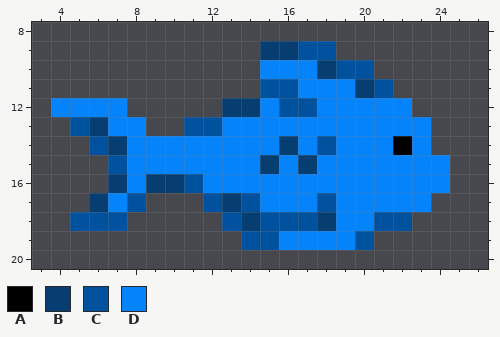
File history of a pixel-art sprite, assets/peixe_32_32.png. Above is the file before it was changed.
The file is 32x32 pixels. Shown: x 3..26, y 8..20.
Palette (. is transparent): A #000000  B #063e72  C #00529f  D #0483fb
Now the later version:
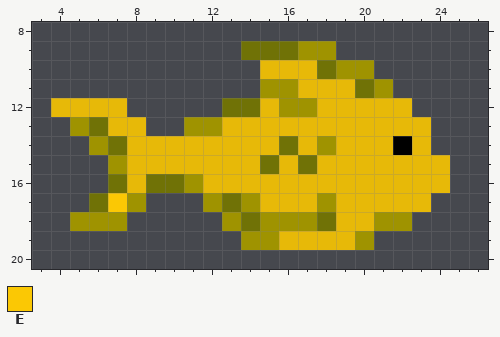
Colours new in this view: E #fbc804
Log entry: feat: new peixe, alga e foca!
Difference:
Colour B changes from #063e72 to #707206.
Colour C changes from #00529f to #9f9300.
Colour D changes from #0483fb to #e7b908.
Colour B now appears in row 9 at x 14.
The author changed colour D to colour E in row 17 at x 7.
Boxes around the changes in both pictures, in picture pixels (x1, y1, x2, y2):
changed: (51, 41, 450, 250)
